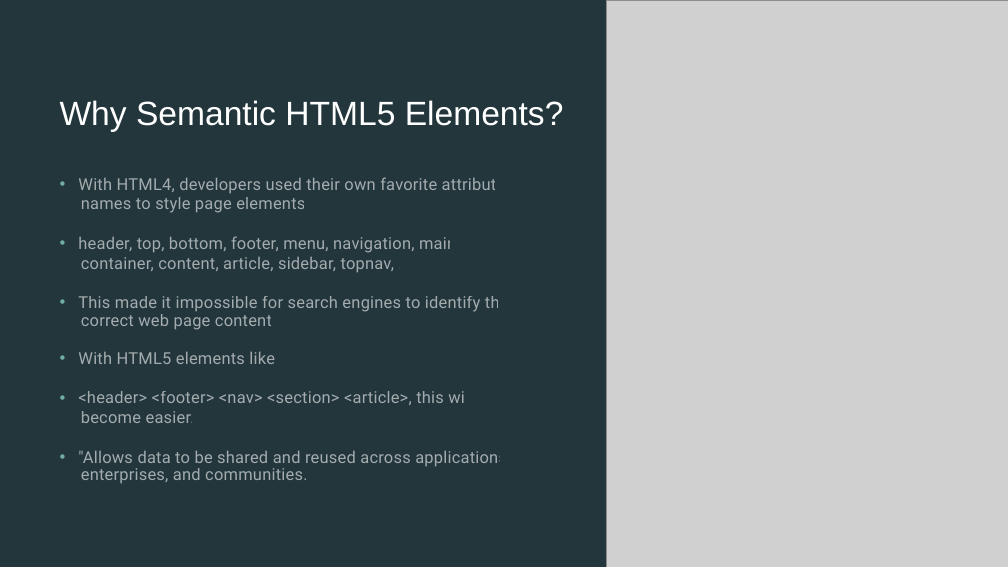
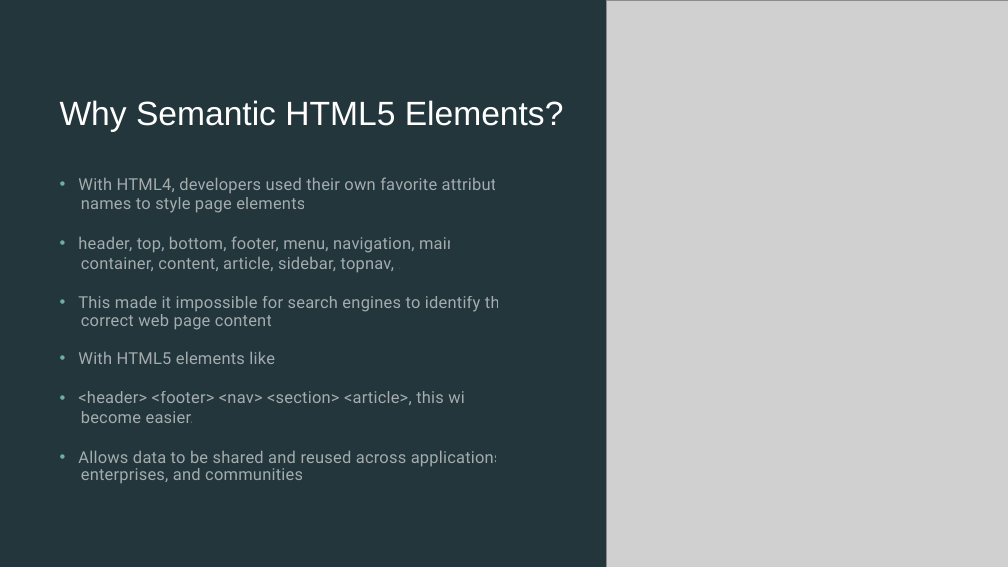
Before and after one commit to Vignes07/GITHUB-VignesKumarRaj_SCIFOR, a slide deck: slide 10 of Presentation/Presentation.pptx. Drawn at 1008x567 pixels with LibreOffice and Linux fonts; fonts in the diff are those of the drawing; grey boxes stand for pictures. Boxes give left, top, right and bottom in pixels: in the first picture for what was removed or moved away, otherwise in the second. Text is boxed around its words. In the diff, an @@ line names an element or a change of style, - is before the commit and + after.

```diff
--- a/Presentation/Presentation.pptx
+++ b/Presentation/Presentation.pptx
@@ text at (78, 450, 506, 483): text changed @@
-• "Allows data to be shared and reused across applications,
-enterprises, and communities."
+• Allows data to be shared and reused across applications,
+enterprises, and communities.
```
Also in this commit, not shown: 1 other slide changed.
